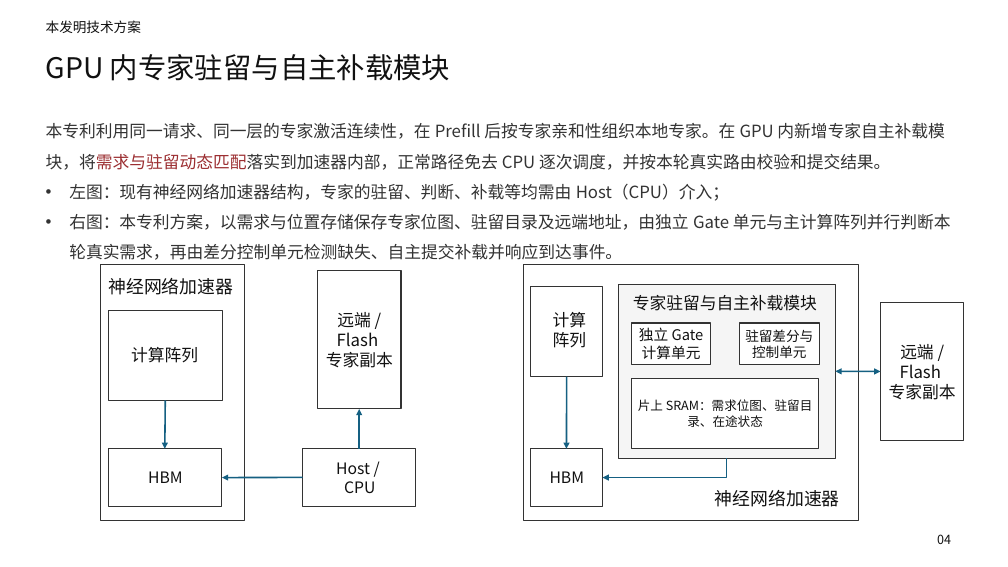
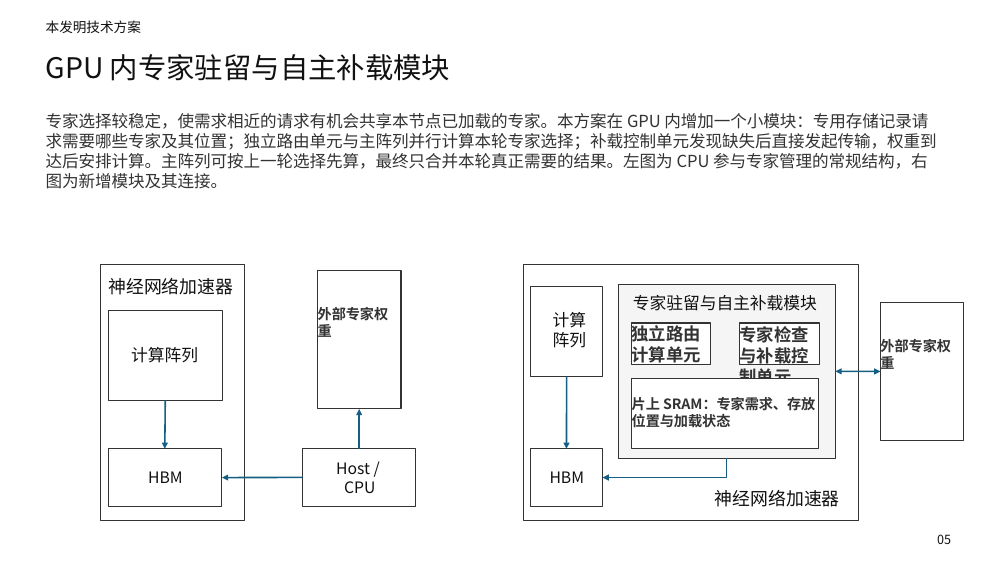
Before and after one commit to Frandium/kv_cache, a slide deck: slide 5 of main_swapmoe/patents/ppt/MoE解码专家驻留与自主补载.pptx (slide 4 before the commit). Drawn at 1008x567 pixels with LibreOffice and Linux fonts; fonts in the diff are those of the drawing. Boxes give left, top, right and bottom in pixels: in the first picture for what was removed or moved away, otherwise in the second. Text is boxed around its words. In the diff, an @@ line names an element or a change of style, - is before the commit and + after.

```diff
--- a/main_swapmoe/patents/ppt/MoE解码专家驻留与自主补载.pptx
+++ b/main_swapmoe/patents/ppt/MoE解码专家驻留与自主补载.pptx
@@ text at [46,113,937,189]: text changed; size 16 to 15.8 pt; font Noto Sans CJK SC to Noto Sans CJK JP @@
-本专利利用同一请求、同一层的专家激活连续性，在 Prefill 后按专家亲和性组织本地专家。在 GPU 内新增专家自主补载模块，将需求与驻留动态匹配落实到加速器内部，正常路径免去 CPU 逐次调度，并按本轮真实路由校验和提交结果。
-• 左图：现有神经网络加速器结构，专家的驻留、判断、补载等均需由 Host（CPU）介入；
-• 右图：本专利方案，以需求与位置存储保存专家位图、驻留目录及远端地址，由独立 Gate 单元与主计算阵列并行判断本轮真实需求，再由差分控制单元检测缺失、自主提交补载并响应到达事件。
+专家选择较稳定，使需求相近的请求有机会共享本节点已加载的专家。本方案在 GPU 内增加一个小模块：专用存储记录请
+求需要哪些专家及其位置；独立路由单元与主阵列并行计算本轮专家选择；补载控制单元发现缺失后直接发起传输，权重到
+达后安排计算。主阵列可按上一轮选择先算，最终只合并本轮真正需要的结果。左图为 CPU 参与专家管理的常规结构，右
+图为新增模块及其连接。
@@ vertical alignment middle to top in 5 elements at [632,322,701,365], [740,323,809,379], [632,397,815,427], [880,337,951,373], [318,307,389,342] @@
@@ text at [318,307,389,342]: text changed; size 16 to 13.5 pt; font Noto Sans CJK SC to Noto Sans CJK JP; text colour #111111 to #333333; bold on @@
-远端 / Flash
-专家副本
+外部专家权重
@@ text at [632,322,701,365]: text changed; size 14 to 16.5 pt; font Noto Sans CJK SC to Noto Sans CJK JP; text colour #111111 to #333333; bold on @@
-独立 Gate 计算单元
+独立路由计算单元
@@ text at [740,323,809,379]: text changed; size 13 to 16.5 pt; font Noto Sans CJK SC to Noto Sans CJK JP; text colour #111111 to #333333; bold on @@
-驻留差分与控制单元
+专家检查与补载控制单元
@@ text at [880,337,951,373]: text changed; size 16 to 13.5 pt; font Noto Sans CJK SC to Noto Sans CJK JP; text colour #111111 to #333333; bold on @@
-远端 / Flash
-专家副本
+外部专家权重
@@ text at [632,397,815,427]: text changed; size 12 to 13.5 pt; font Noto Sans CJK SC to Noto Sans CJK JP; text colour #111111 to #333333; bold on @@
-片上 SRAM：需求位图、驻留目录、在途状态
+片上 SRAM：专家需求、存放位置与加载状态
@@ text at [937,534,951,544]: text changed @@
-04
+05
```
Also in this commit, not shown: 14 other slides changed, 1 slide added, 2 other files.
